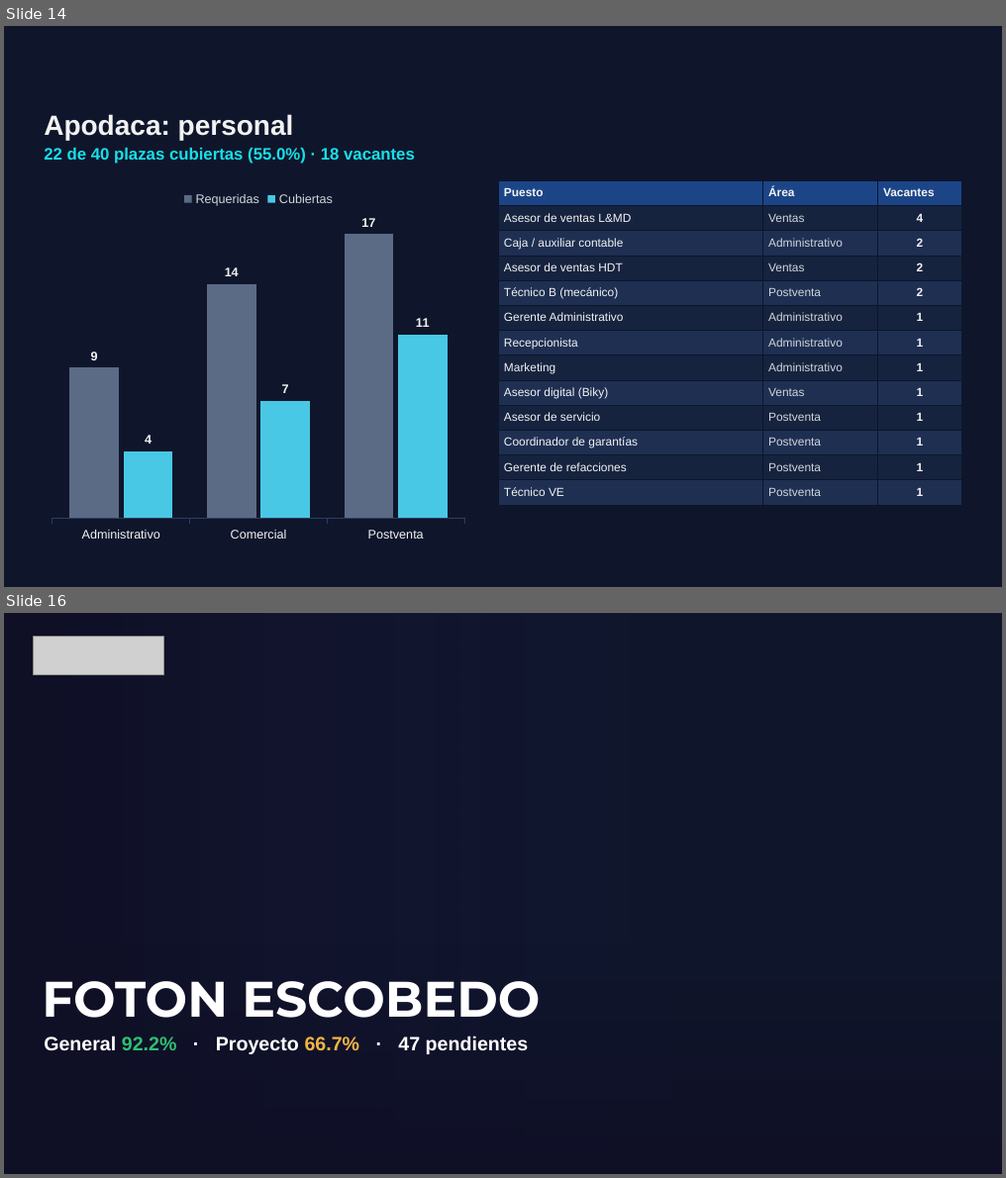
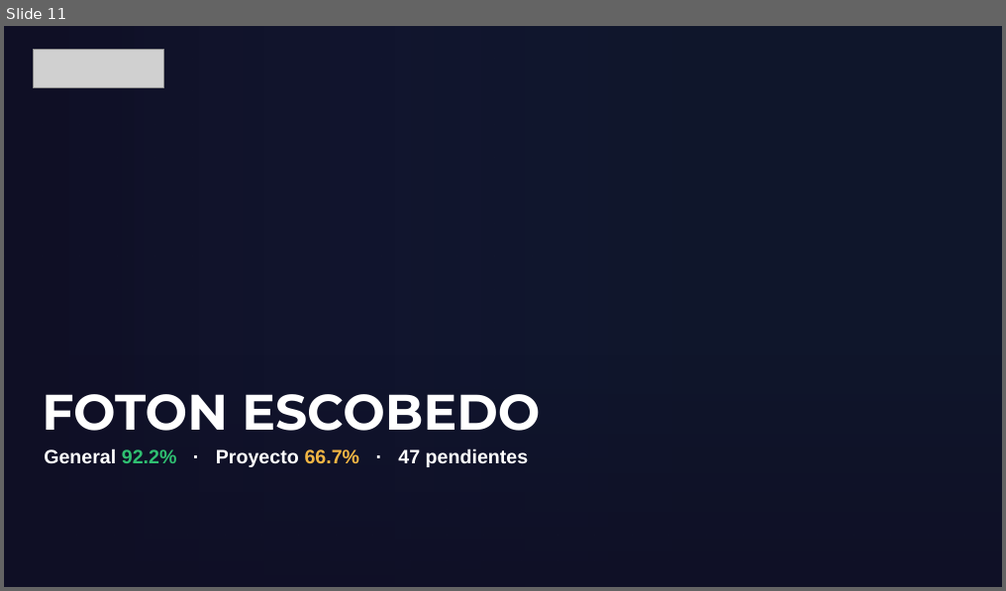
Before and after one commit to ReneDiz/Estatus-Distribuidores, a slide deck: presentacion/Grupo_Velcen_Estatus_nov2026.pptx. Shown one above the other, each under a label of ours: slides 14 and 16 before the commit, slide 11 after it; the slides between them are not shown. The pictures are 1006x1178 and 1006x591 pixels, drawn with LibreOffice and Linux fonts; fonts in the diff are those of the drawing; grey boxes stand for pictures; background and template pictures are left out. Boxes give left, top, right and bottom in pixels: in the first picture for what was removed or moved away, otherwise in the second. Text is boxed around its words. In the diff, an @@ line names an element or a change of style, - is before the commit and + after.

```diff
--- a/presentacion/Grupo_Velcen_Estatus_nov2026.pptx
+++ b/presentacion/Grupo_Velcen_Estatus_nov2026.pptx
@@ slide 14 removed at [4,26,1002,587], background picture (left out); not listed: 1 template element that a slide beside it also shows @@
@@ text removed at [44,114,294,140] @@
-Apodaca: personal
@@ text removed at [44,148,415,164] @@
-22 de 40 plazas cubiertas (55.0%) · 18 vacantes
@@ column chart removed at [44,180,473,550] @@
-categories: Administrativo, Comercial, Postventa
-Requeridas: 9, 14, 17
-Cubiertas: 4, 7, 11
@@ table removed at [498,180,962,505], 13 rows, 3 columns @@
-Puesto | Área | Vacantes
-Asesor de ventas L&MD | Ventas | 4
-Caja / auxiliar contable | Administrativo | 2
-Asesor de ventas HDT | Ventas | 2
-Técnico B (mecánico) | Postventa | 2
-Gerente Administrativo | Administrativo | 1
-Recepcionista | Administrativo | 1
-Marketing | Administrativo | 1
-Asesor digital (Biky) | Ventas | 1
-Asesor de servicio | Postventa | 1
-Coordinador de garantías | Postventa | 1
-Gerente de refacciones | Postventa | 1
-Técnico VE | Postventa | 1
@@ what was slide 16 is now slide 11 @@
```
Also in this commit, not shown: 4 slides changed, 10 other slides removed, 5 other files.
